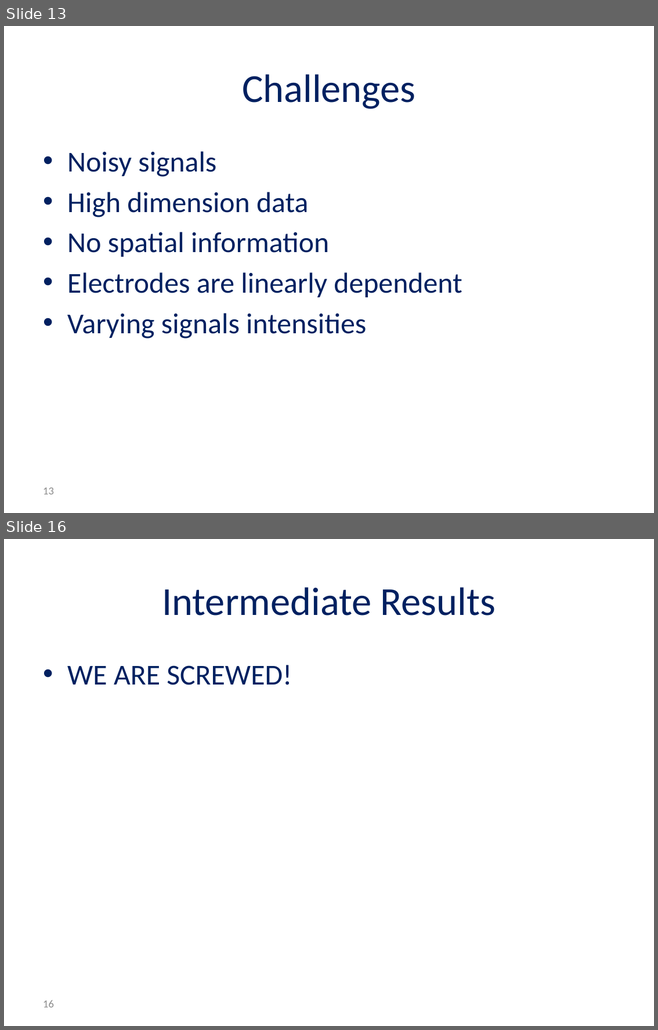
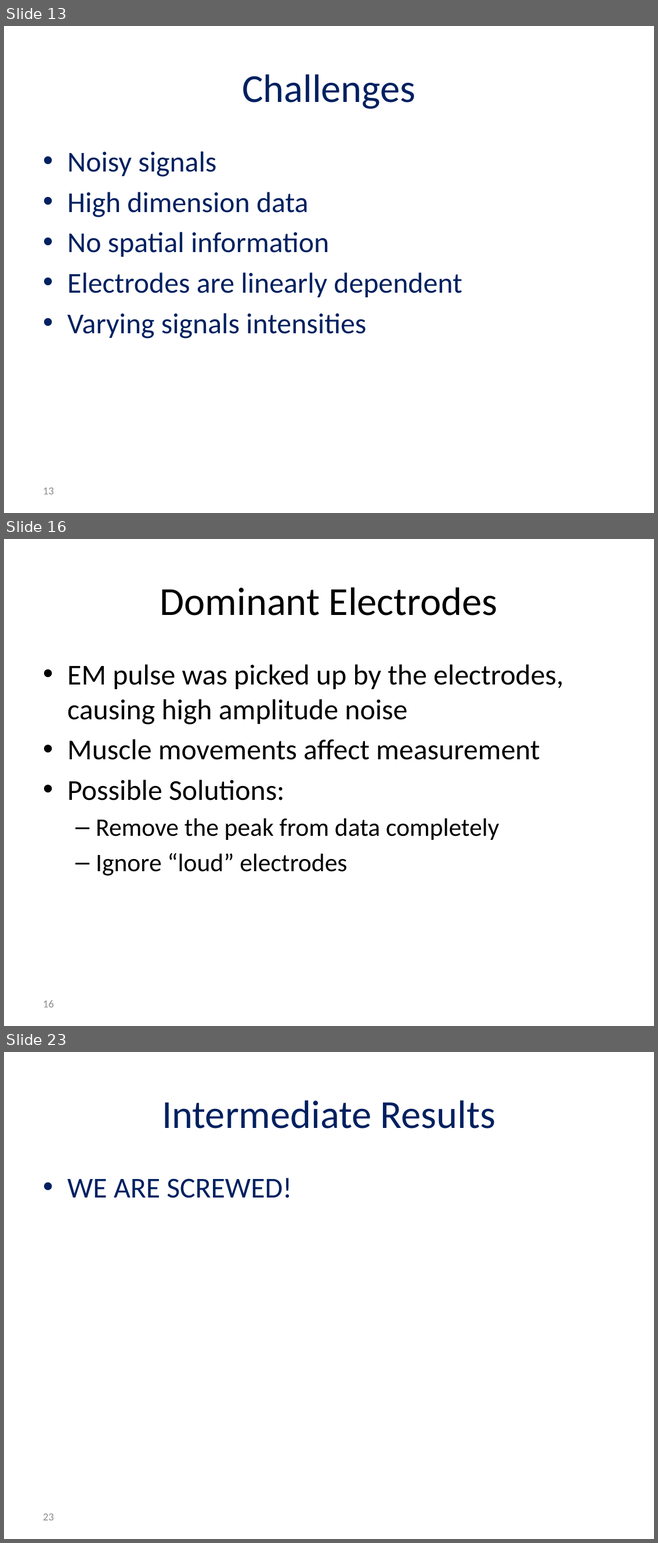
Before and after one commit to reggevlivney/BrainSway, a slide deck: Project_Midterm_Presentation.pptx. Shown one above the other, each under a label of ours: slides 13 and 16 before the commit, slides 13, 16 and 23 after it; the slides between them are not shown. The pictures are 658x1030 and 658x1543 pixels, drawn with LibreOffice and Linux fonts; fonts in the diff are those of the drawing; background and template pictures are left out. Boxes give left, top, right and bottom in pixels: in the first picture for what was removed or moved away, otherwise in the second. Text is boxed around its words. In the diff, an @@ line names an element or a change of style, - is before the commit and + after.

```diff
--- a/Project_Midterm_Presentation.pptx
+++ b/Project_Midterm_Presentation.pptx
@@ slide 16 added at [4,539,654,1026], background #FFFFFF @@
@@ title added at [160,587,497,616], 44 pt, text #000000 @@
+Dominant Electrodes
@@ text added at [67,664,563,876], 32 pt, text #000000 @@
+• EM pulse was picked up by the electrodes, causing high amplitude noise
+• Muscle movements affect measurement
+• Possible Solutions:
+  – Remove the peak from data completely
+  – Ignore “loud” electrodes
@@ page number added at [43,1000,54,1008], 12 pt, text #8C8C8C @@
+16
@@ what was slide 16 is now slide 23 @@
@@ page number at [43,1514,54,1521]: text changed @@
-16
+23
```
Also in this commit, not shown: 11 slides changed, 6 other slides added, 3 slides removed, 9 other files.
